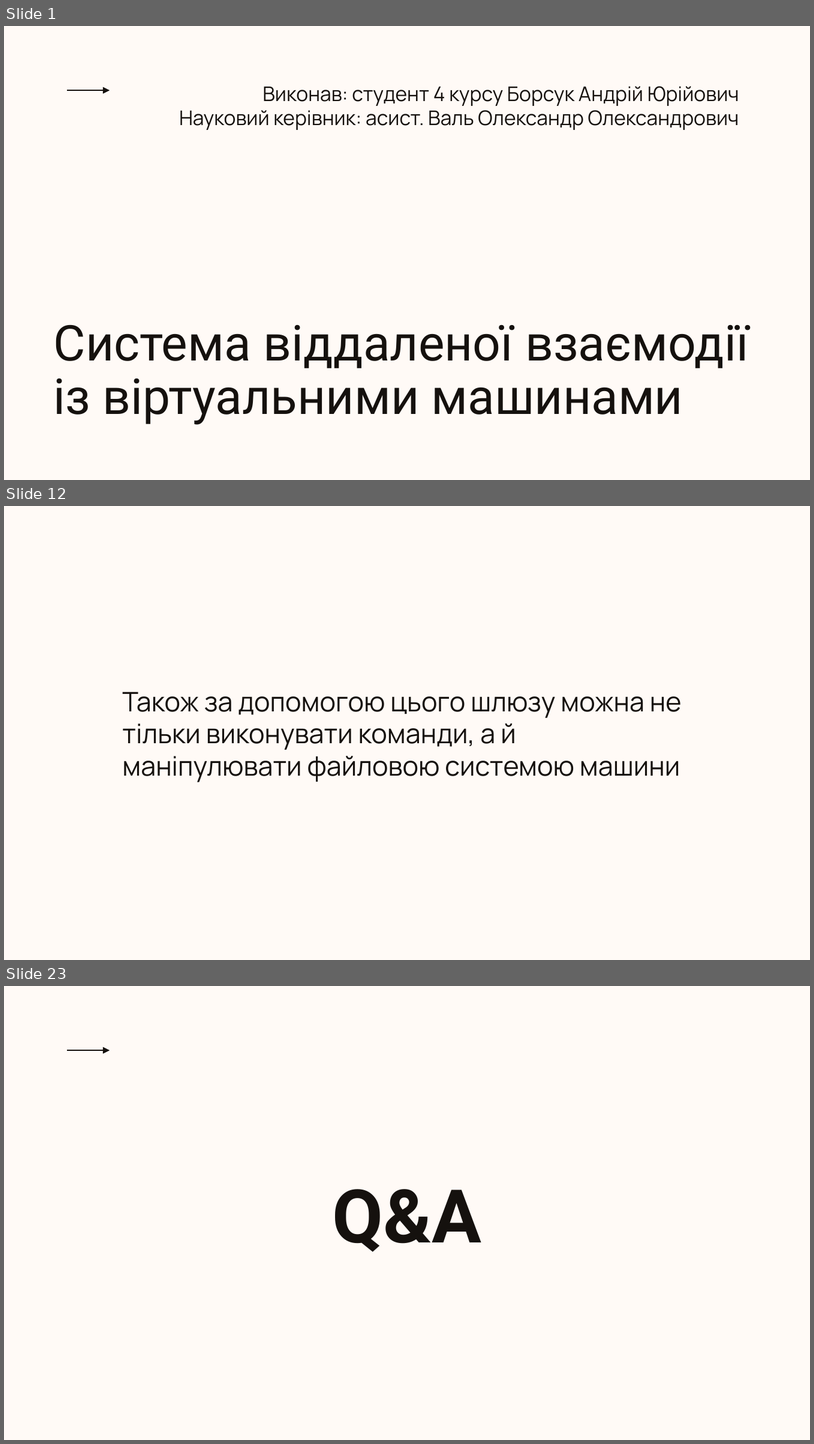
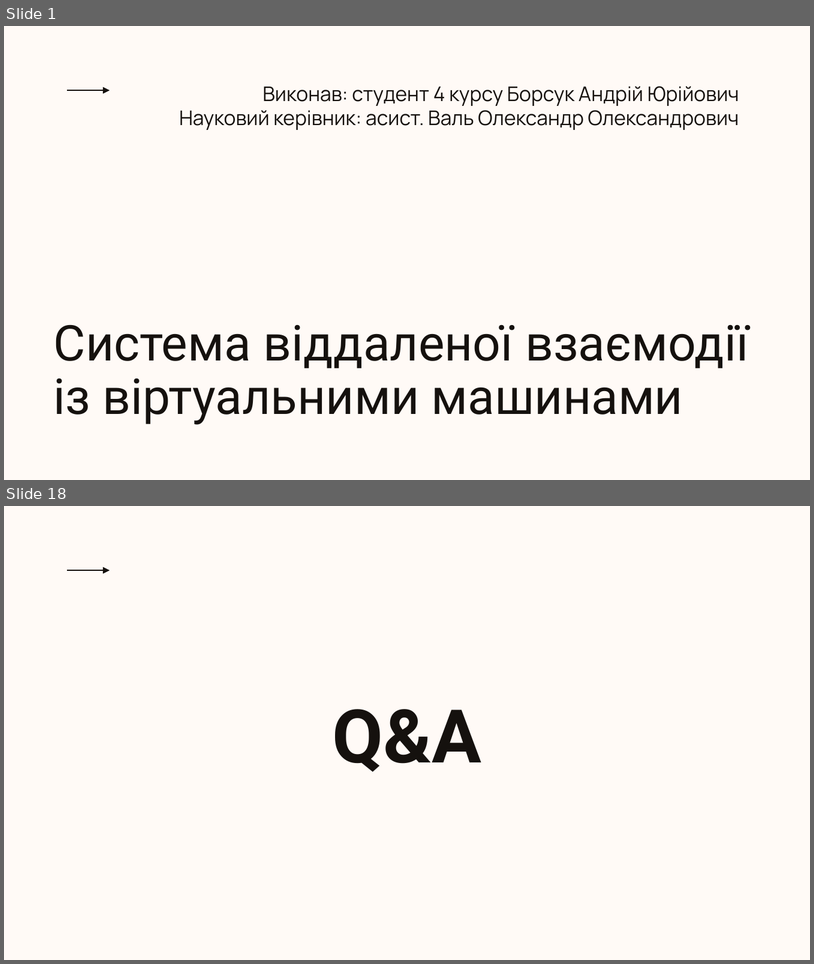
Before and after one commit to johnburitto/VMControlPanel, a slide deck: Презентація.pptx. Shown one above the other, each under a label of ours: slides 1, 12 and 23 before the commit, slides 1 and 18 after it; the slides between them are not shown. The pictures are 814x1444 and 814x964 pixels, drawn with LibreOffice and Linux fonts; fonts in the diff are those of the drawing; background and template pictures are left out. Boxes give left, top, right and bottom in pixels: in the first picture for what was removed or moved away, otherwise in the second. Text is boxed around its words. In the diff, an @@ line names an element or a change of style, - is before the commit and + after.

```diff
--- a/Презентація.pptx
+++ b/Презентація.pptx
@@ slide 12 removed at (4, 506, 810, 960), background picture (left out) @@
@@ subtitle removed at (122, 691, 682, 782) @@
-Також за допомогою цього шлюзу можна не тільки виконувати команди, а й маніпулювати файловою системою машини
@@ what was slide 23 is now slide 18 @@
```
Also in this commit, not shown: 13 slides changed, 3 slides added, 7 other slides removed, 12 other files.
